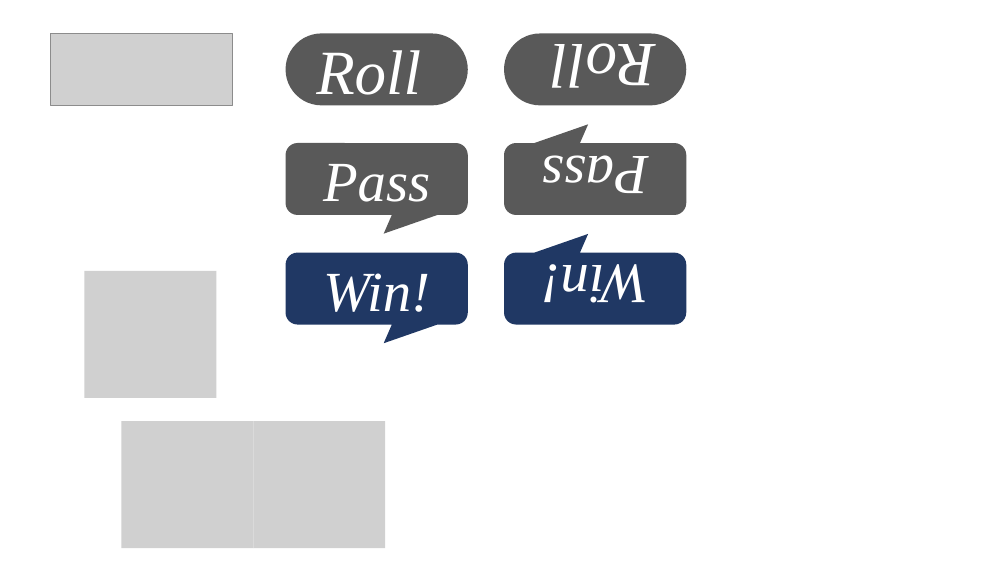
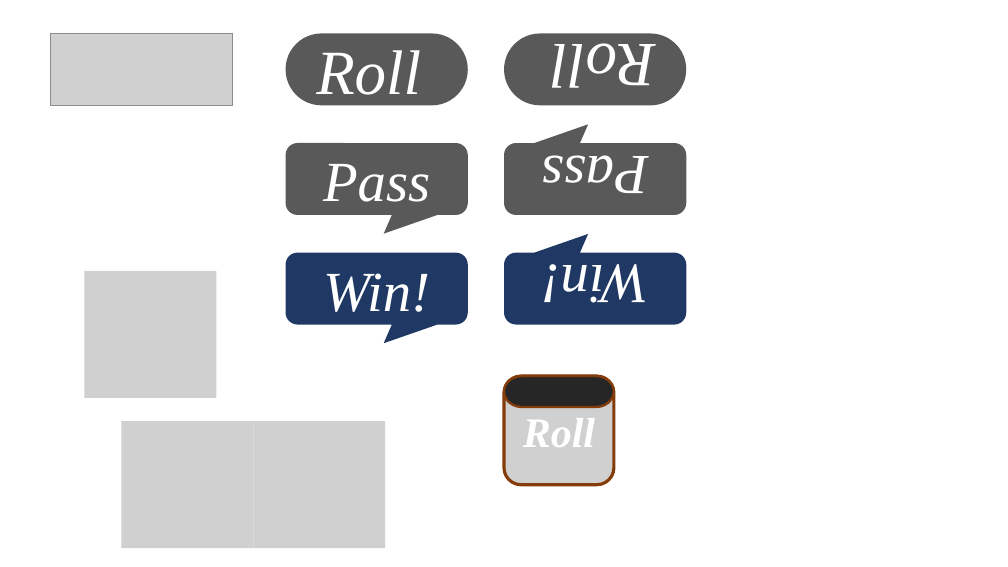
Before and after one commit to ytani01/ytBackgammon, a slide deck: slide 1 of app/static/images0/ytbg.pptx. Drawn at 1008x567 pixels with LibreOffice and Linux fonts; fonts in the diff are those of the drawing; grey boxes stand for pictures. Boxes give left, top, right and bottom in pixels: in the first picture for what was removed or moved away, otherwise in the second. Text is boxed around its words. In the diff, an @@ line names an element or a change of style, - is before the commit and + after.

```diff
--- a/app/static/images0/ytbg.pptx
+++ b/app/static/images0/ytbg.pptx
@@ picture added at [504, 376, 614, 485], 40 pt, text #FFFFFF, bold, italic @@
+Roll
@@ pill shape added at [504, 376, 614, 407], fill #262626, outline #843C0B 2.25 pt @@
```
Also in this commit, not shown: 9 other files.
